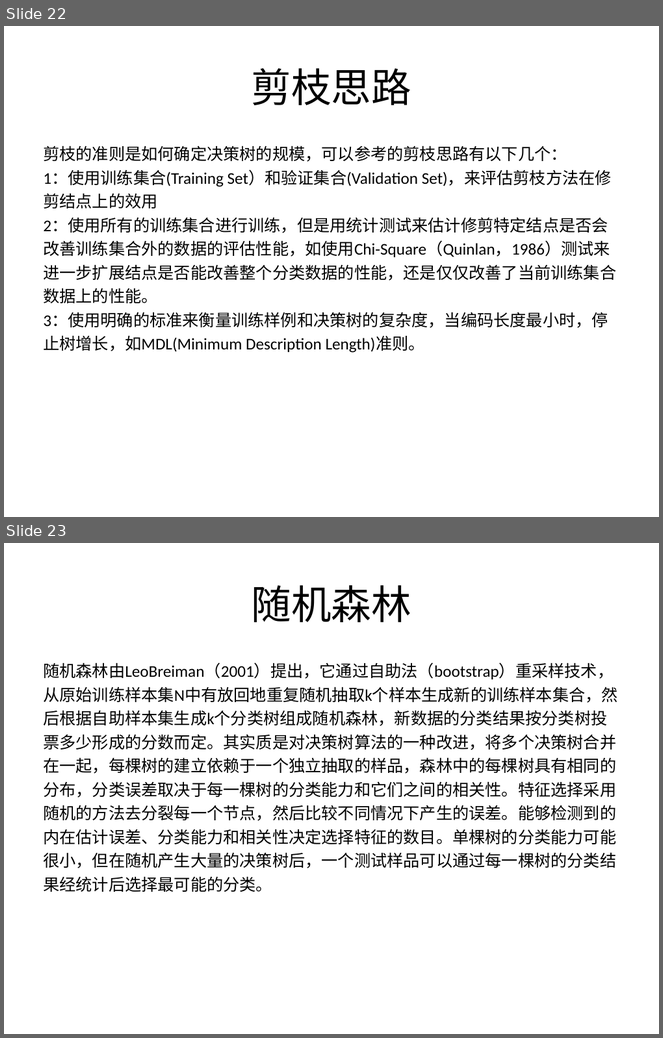
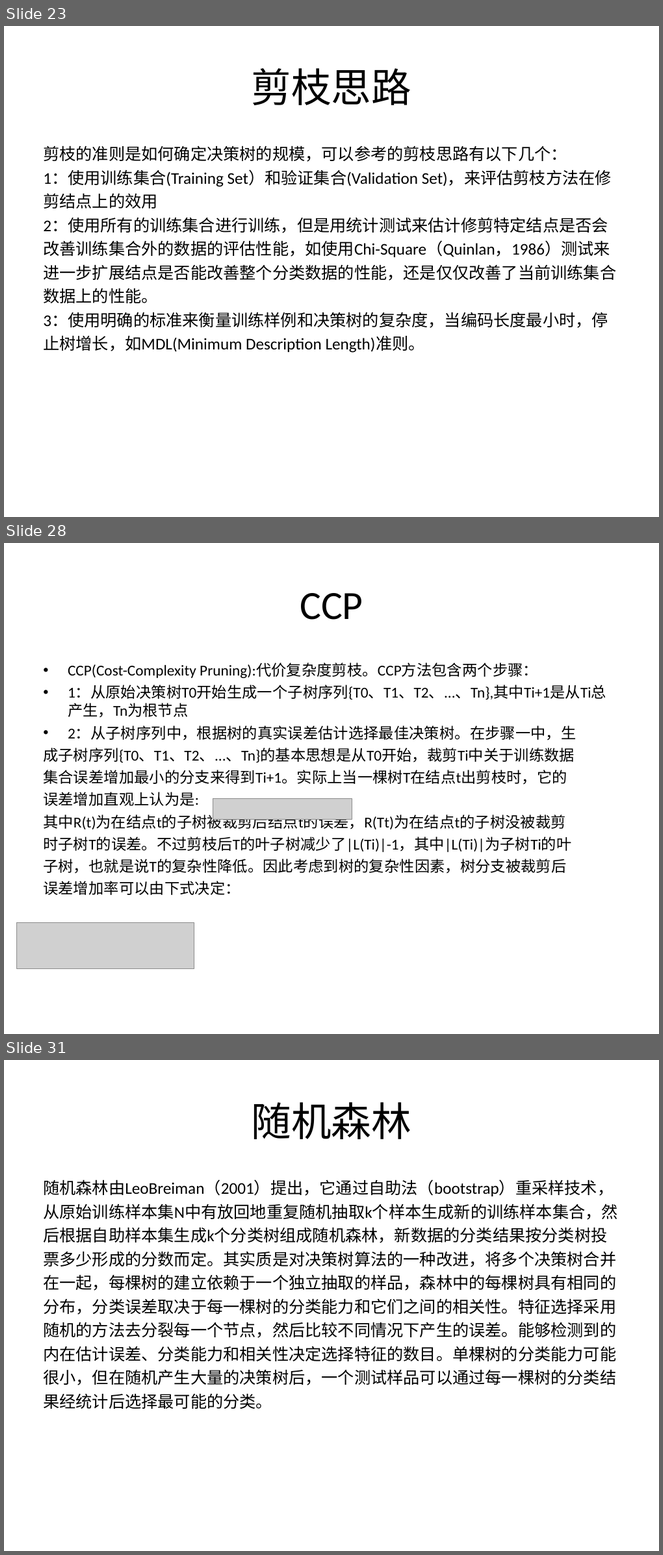
Before and after one commit to fighting-one-piece/shell-scripts, a slide deck: data_mining/src/main/resources/doc/decisiontree.ppt. Shown one above the other, each under a label of ours: slides 22 and 23 before the commit, slides 23, 28 and 31 after it; the slides between them are not shown. The pictures are 663x1038 and 663x1555 pixels, drawn with LibreOffice and Linux fonts; fonts in the diff are those of the drawing; grey boxes stand for pictures. Boxes give left, top, right and bottom in pixels: in the first picture for what was removed or moved away, otherwise in the second. Text is boxed around its words. In the diff, an @@ line names an element or a change of style, - is before the commit and + after.

```diff
--- a/data_mining/src/main/resources/doc/decisiontree.ppt
+++ b/data_mining/src/main/resources/doc/decisiontree.ppt
@@ slide 28 added at <box>4,543,659,1034</box>, background #FFFFFF @@
@@ title added at <box>300,593,363,620</box>, 44 pt, text #000000 @@
+CCP
@@ text added at <box>43,663,607,895</box>, 16.6 pt, text #000000 @@
+• CCP(Cost-Complexity Pruning):代价复杂度剪枝。CCP方法包含两个步骤：
+• 1：从原始决策树T0开始生成一个子树序列{T0、T1、T2、...、Tn},其中Ti+1是从Ti总产生，Tn为根节点
+• 2：从子树序列中，根据树的真实误差估计选择最佳决策树。在步骤一中，生
+成子树序列{T0、T1、T2、...、Tn}的基本思想是从T0开始，裁剪Ti中关于训练数据
+集合误差增加最小的分支来得到Ti+1。实际上当一棵树T在结点t出剪枝时，它的
+误差增加直观上认为是:
+其中R(t)为在结点t的子树被裁剪后结点t的误差，R(Tt)为在结点t的子树没被裁剪
+时子树T的误差。不过剪枝后T的叶子树减少了|L(Ti)|-1，其中|L(Ti)|为子树Ti的叶
+子树，也就是说T的复杂性降低。因此考虑到树的复杂性因素，树分支被裁剪后
+误差增加率可以由下式决定：
@@ picture added at <box>213,799,352,819</box> @@
@@ picture added at <box>17,923,194,969</box> @@
@@ what was slide 22 is now slide 23 @@
@@ what was slide 23 is now slide 31 @@
```
Also in this commit, not shown: 1 slide changed, 9 other slides added, 6 other files.
